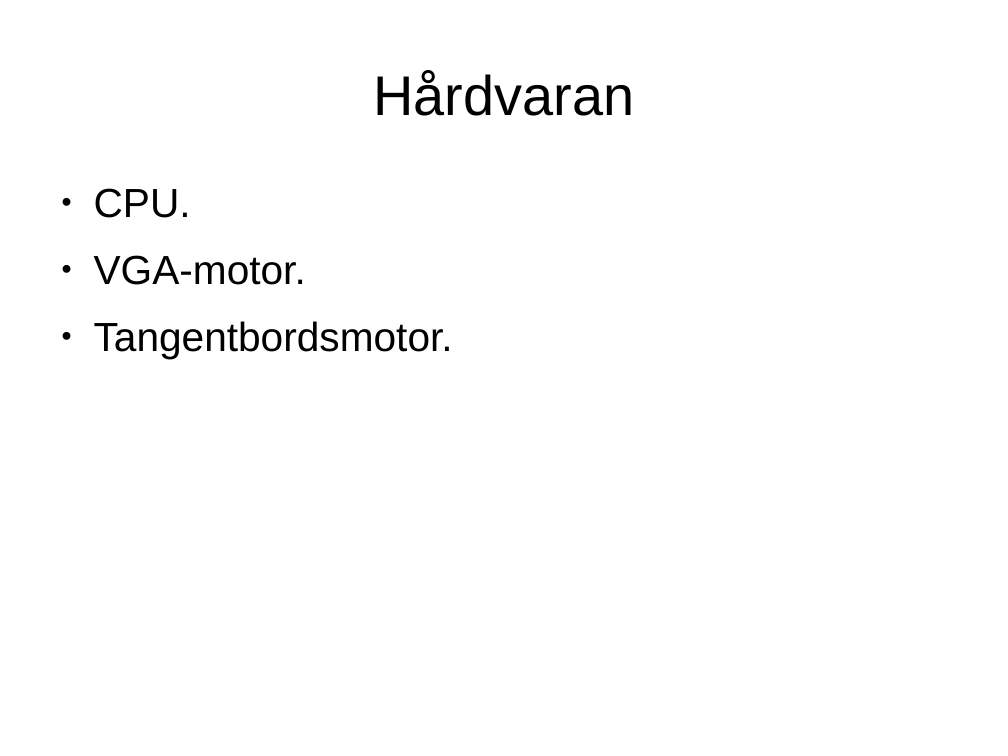
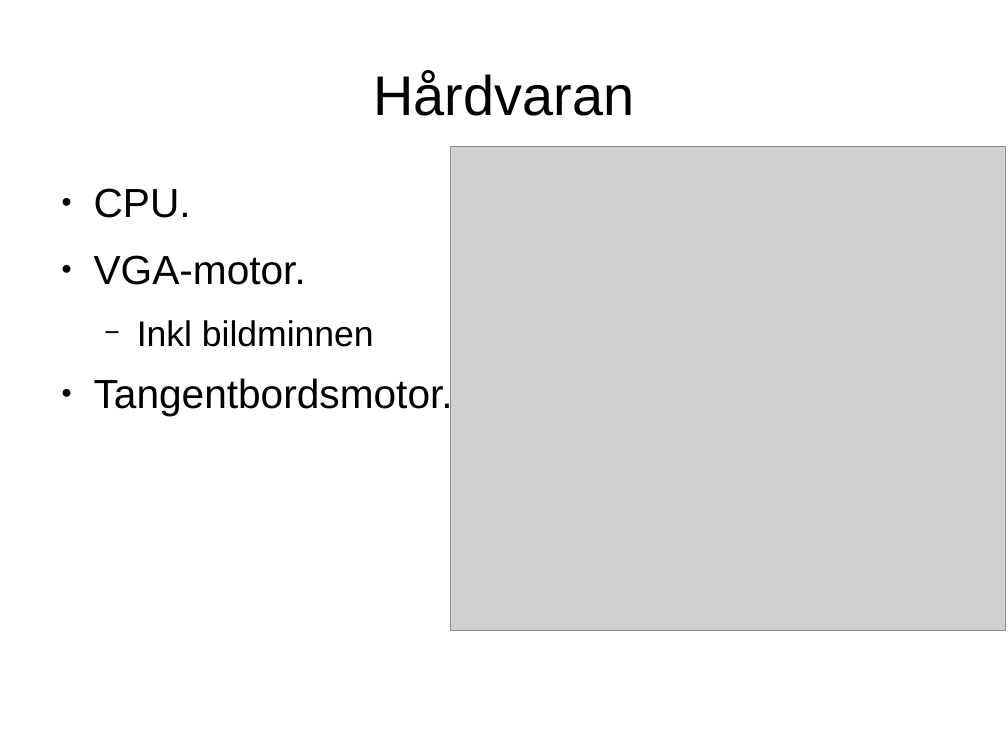
Before and after one commit to Jethro95/TSEA83_Graphing_Calculator, a slide deck: slide 7 of presentation/pp.odp. Drawn at 1008x756 pixels with LibreOffice and Linux fonts; fonts in the diff are those of the drawing; grey boxes stand for pictures. Boxes give left, top, right and bottom in pixels: in the first picture for what was removed or moved away, otherwise in the second. Text is boxed around its words. In the diff, an @@ line names an element or a change of style, - is before the commit and + after.

```diff
--- a/presentation/pp.odp
+++ b/presentation/pp.odp
@@ picture added at box(451, 146, 1006, 631) @@
@@ text at box(137, 320, 374, 347): paragraph added @@
+  − Inkl bildminnen
```
Also in this commit, not shown: 3 other slides changed, 2 slides added, 4 slides removed, 7 other files.
